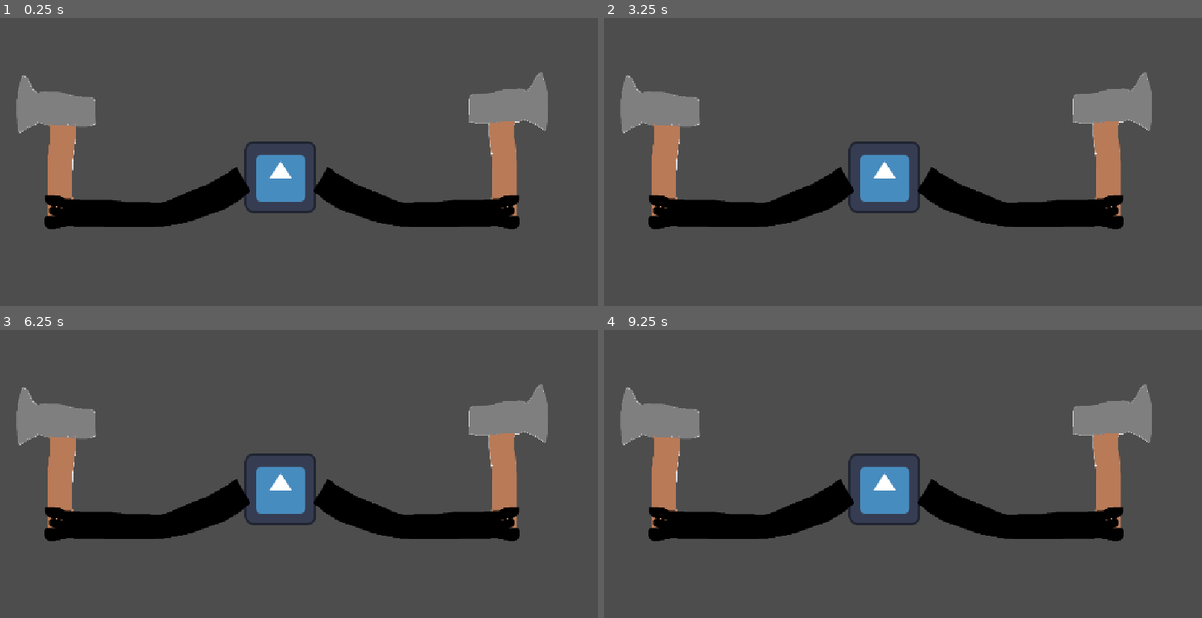
Above: before the commit, frames 1-4 (two rows, left to right).
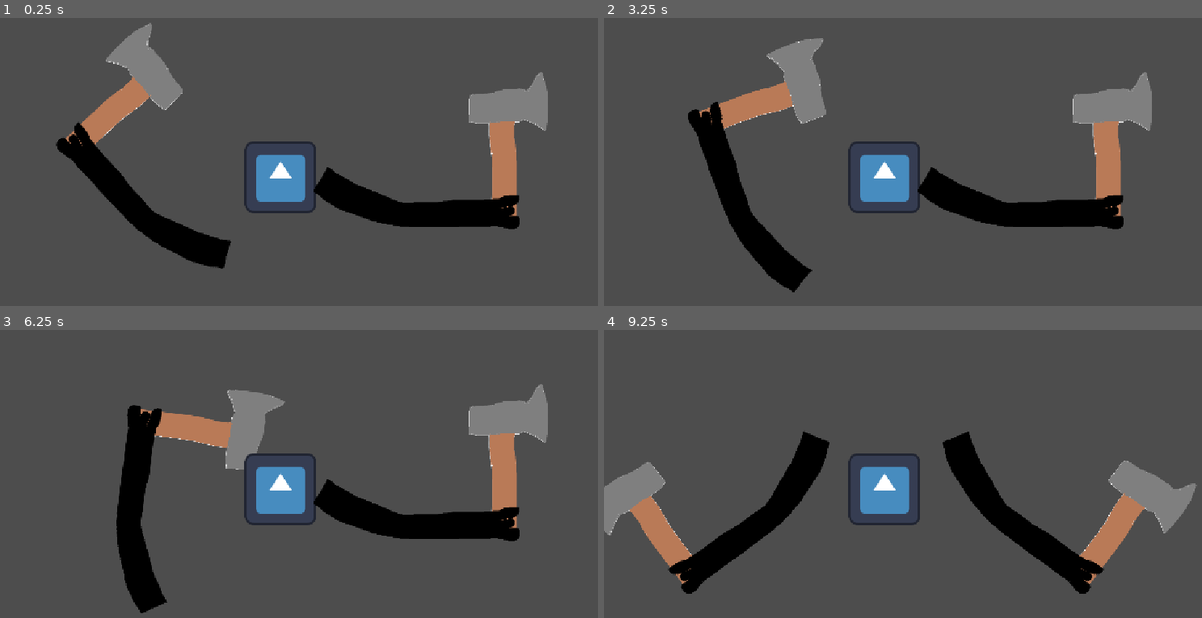
Above: after the commit, the same moments.

Repository: chiefpat450119/CanvasConstruct
Game: Godot game, scene res://scenes/test/test_boss.tscn
The game is run twice, just before and just after one commit, with the same random seed, the same clock (stepped at 60 frames per second) and the same inputs. The project has no main scene, so this scene is started directly. The engine's default icon, where the game draws it, is replaced by a stand-in: a white triangle on a blue panel in a dark square.
Inputs (mouse positions are in pixels of both pictures, inside the frame that each line leads up to):
- Up to frame 1 (0.25 s): no input
- Up to frame 2 (3.25 s): move the mouse to (1070, 173) at 0.52 s; press the mouse at (1070, 173) at 0.53 s; tap Enter at 1.25, 2.75 s; move the mouse to (795, 208) at 1.27 s; release the mouse at (795, 208) at 1.28 s; right-click (795, 208) at 1.35 s; tap Space at 2 s; move the mouse to (992, 110) at 2.02 s; hold R (Render) 2.03-2.78 s; move the mouse to (897, 262) at 2.77 s; click (897, 262) at 2.85 s
- Up to frame 3 (6.25 s): move the mouse to (514, 557) at 3.52 s; hold Right mouse button (M2) 3.53-4.28 s; tap Space at 4.25, 5.75 s; move the mouse to (131, 448) at 4.27 s; tap R (Render) at 4.35 s; tap Enter at 5 s; move the mouse to (352, 502) at 5.02 s; press the mouse at (352, 502) at 5.03 s; move the mouse to (227, 410) at 5.77 s; release the mouse at (227, 410) at 5.78 s; right-click (227, 410) at 5.85 s
- Up to frame 4 (9.25 s): move the mouse to (1070, 485) at 6.52 s; hold R (Render) 6.53-7.28 s; move the mouse to (795, 520) at 7.27 s; click (795, 520) at 7.35 s; move the mouse to (992, 422) at 8.02 s; hold Right mouse button (M2) 8.03-8.78 s; move the mouse to (897, 574) at 8.77 s; tap R (Render) at 8.85 s

The runs differ from the first frame. In frame 1, 11% of the frame differs, in the area x 2-42%, y 1-88%; in frame 2, 11%; in frame 3, 11%; in frame 4, 20%, in the area x 0-100%, y 18-92%.

Commit message:
basic boss animations

Diff:
--- /dev/null
+++ b/scenes/bosses/boss_arm_animator.gd
@@ -0,0 +1,71 @@
+class_name BossArmAnimator
+extends Node
+
+@export var boss: BossBase
+@export var left_arm: Sprite2D
+@export var right_arm: Sprite2D
+
+var _left_arm_rest_rotation: float
+var _right_arm_rest_rotation: float
+var _arm_tween: Tween
+
+
+func _ready() -> void:
+	_left_arm_rest_rotation = left_arm.rotation
+	_right_arm_rest_rotation = right_arm.rotation
+
+	boss.move_started.connect(_on_move_started)
+	boss.move_executed.connect(_on_move_executed)
+
+
+func _on_move_started(move: BossMove) -> void:
+	if move.move_id == &"special_attack":
+		_wind_up_special()
+
+
+func _on_move_executed(move: BossMove) -> void:
+	match move.move_id:
+		&"base_attack":
+			_swing_left_arm()
+		&"special_attack":
+			_swing_both_arms()
+
+
+func _wind_up_special() -> void:
+	_tween_arms(
+		_left_arm_rest_rotation - deg_to_rad(55.0),
+		_right_arm_rest_rotation + deg_to_rad(55.0),
+		0.35
+	)
+
+
+func _swing_left_arm() -> void:
+	_tween_arms(
+		_left_arm_rest_rotation + deg_to_rad(100.0),
+		right_arm.rotation,
+		0.18
+	)
+	_arm_tween.set_parallel(false)
+	_arm_tween.tween_property(left_arm, "rotation", _left_arm_rest_rotation, 0.22)
+
+
+func _swing_both_arms() -> void:
+	_tween_arms(
+		_left_arm_rest_rotation + deg_to_rad(115.0),
+		_right_arm_rest_rotation - deg_to_rad(115.0),
+		0.2
+	)
+	_arm_tween.set_parallel(false)
+	_arm_tween.tween_property(left_arm, "rotation", _left_arm_rest_rotation, 0.25)
+	_arm_tween.set_parallel()
+	_arm_tween.parallel().tween_property(right_arm, "rotation", _right_arm_rest_rotation, 0.25)
+
+
+func _tween_arms(left_rotation: float, right_rotation: float, duration: float) -> void:
+	if _arm_tween != null:
+		_arm_tween.kill()
+
+	_arm_tween = create_tween()
+	_arm_tween.set_trans(Tween.TRANS_QUAD).set_ease(Tween.EASE_OUT)
+	_arm_tween.tween_property(left_arm, "rotation", left_rotation, duration)
+	_arm_tween.parallel().tween_property(right_arm, "rotation", right_rotation, duration)
--- a/scenes/bosses/boss_base.gd
+++ b/scenes/bosses/boss_base.gd
@@ -8,7 +8,6 @@
 @export var health: int = 100
 @export var moves: Array[BossMove] = []
 @export var target: Node
-@export var animation_player: AnimationPlayer
 
 var _current_move: BossMove
 var _move_timer: float = 0.0
@@ -16,9 +15,7 @@
 
 
 func _ready() -> void:
-	move_started.connect(_on_move_started)
-	move_executed.connect(_on_move_executed)
-	move_finished.connect(_on_move_finished)
+	pass
 
 
 func _process(delta: float) -> void:
@@ -34,7 +31,7 @@
 		_is_winding_up = false
 		_execute_current_move()
 
-
+# Base behaviour: just choose the first move in the list. Should be overriden by subclasses
 func choose_next_move() -> BossMove:
 	if moves.is_empty():
 		return null
@@ -49,6 +46,7 @@
 
 func deal_damage_to_target(amount: int) -> void:
 	if amount <= 0 or not is_instance_valid(target):
+		push_warning("BossBase: No valid target to deal damage to.")
 		return
 
 	if target.has_method("take_damage"):
@@ -84,25 +82,3 @@
 	move_finished.emit(move)
 	_move_timer = move.cooldown
 	print("Boss cooldown for %s: %.2f seconds" % [move.move_id, move.cooldown])
-
-
-func _on_move_started(move: BossMove) -> void:
-	if move.windup <= 0.0:
-		return
-
-	_play_animation(&"%s_windup" % move.move_id)
-
-
-func _on_move_executed(move: BossMove) -> void:
-	_play_animation(move.move_id)
-
-
-func _on_move_finished(_move: BossMove) -> void:
-	_play_animation(&"idle")
-
-
-func _play_animation(animation_name: StringName) -> void:
-	if animation_player == null or not animation_player.has_animation(animation_name):
-		return
-
-	animation_player.play(animation_name)
--- a/scenes/bosses/orc_boss.tscn
+++ b/scenes/bosses/orc_boss.tscn
@@ -4,11 +4,16 @@
 [ext_resource type="Texture2D" uid="uid://7neacd2vq15o" path="res://assets/arm_placeholder.png" id="2_22h0l"]
 [ext_resource type="Texture2D" uid="uid://cxcvs1y6pba4f" path="res://assets/hatchet_placeholder.png" id="3_f5os7"]
 [ext_resource type="Script" uid="uid://255brsxevtyf" path="res://scenes/bosses/orc_boss.gd" id="4_first_boss"]
+[ext_resource type="Script" uid="uid://hol6qssqc085" path="res://scenes/bosses/boss_arm_animator.gd" id="5_arm_animator"]
 
 [node name="OrcBoss" type="Node2D" unique_id=378128887]
 script = ExtResource("4_first_boss")
 
-[node name="AnimationPlayer" type="AnimationPlayer" parent="." unique_id=1388027031]
+[node name="BossArmAnimator" type="Node" parent="." unique_id=1869743769 node_paths=PackedStringArray("boss", "left_arm", "right_arm")]
+script = ExtResource("5_arm_animator")
+boss = NodePath("..")
+left_arm = NodePath("../LeftArm")
+right_arm = NodePath("../RightArm")
 
 [node name="Body" type="Sprite2D" parent="." unique_id=1954537377]
 texture = ExtResource("1_vq1je")
Not shown, added: scenes/bosses/boss_arm_animator.gd.uid
